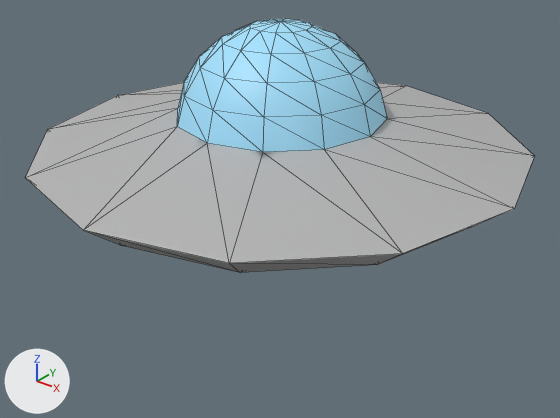
Two versions of the glTF model chaoslab/Imports/UFO.glb, one commit apart.
One viewpoint serves both versions: a 50 mm lens placed at (0.77, -0.964, 0.804), pointed at (0.007, -0.011, 0.213). Every picture has the same lights, and +X, +Y and +Z are marked at lower left. Mesh edges are drawn as thin lines. Vertices at the same position are counted once.

Names of what the first picture shows: 'UFO.001'.
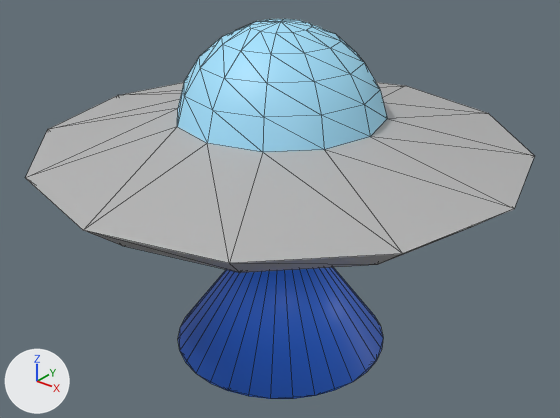
The newer file is also turned or shifted as a whole; pictures and numbers use the older file's frame.

Pixel boxes (x1, y1, x2, y2) of what changed, in the pictures (560 x 418 px):
'UFO.001', reshaped (49% taller)
    before: (26, 19, 534, 273)
    after: (26, 19, 534, 399)
part 1 of me_sphere_006, added (blue)
    after: (178, 267, 383, 399)
part 2 of me_sphere_006, surface changed
    both: (182, 19, 357, 273)

Edits to the bpy script that builds the scene:
```text
Change me_sphere_006:
    used by ob_ufo_001; location = (0.0, 0.0, 0.0)
    remove me_sphere_006.from_pydata(...)  # 122 vertices, 240 faces; spans x -0.416..0.416, y -0.416..0.416, z 0.216..0.536
    add me_sphere_006.from_pydata(...)  # 155 vertices, 302 faces; spans x -0.416..0.416, y -0.416..0.416, z -0.055..0.536
    me_sphere_006 part 1: a new loose piece, a 32-sided cone pointing to +z spanning x -0.195..0.195, y -0.195..0.195, z -0.055..0.215, in mat_material_012 (picture img_ufo)
    me_sphere_006 part 2: 240 kept faces spanning x -0.416..0.416, y -0.416..0.416, z 0.216..0.536 get new texture (UV) coordinates
```
